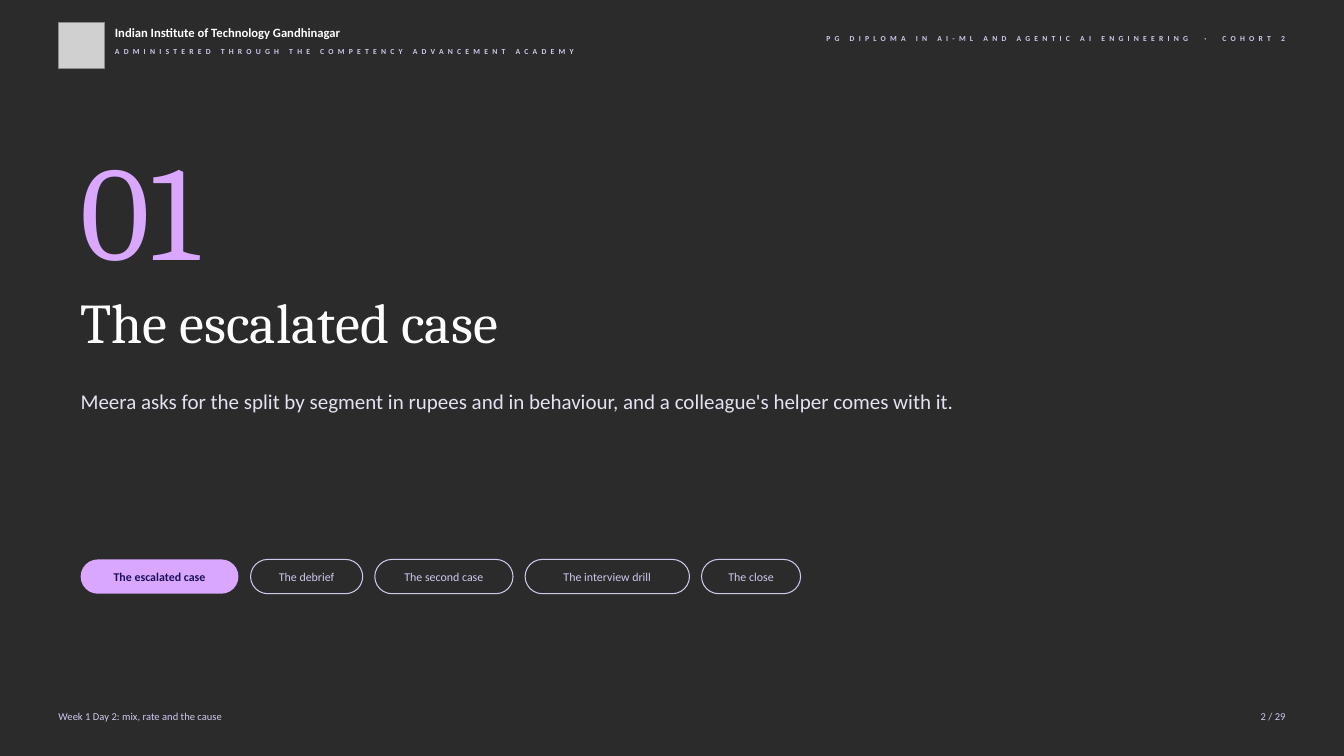
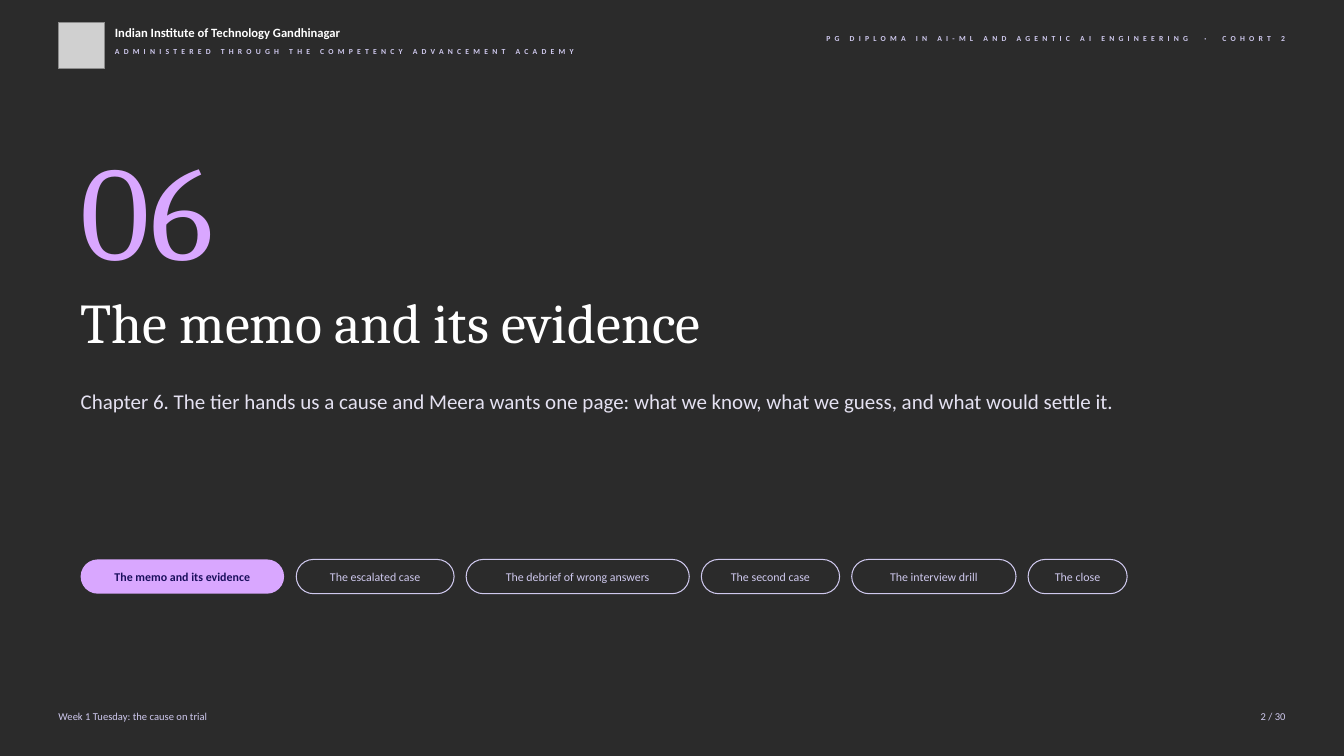
Before and after one commit to fde-academy-lab/c2-content-factory, a slide deck: slide 2 of content/W01/D2/slides/C2_W01_D02_half2_STUDENT.pptx. Drawn at 1344x756 pixels with LibreOffice and Linux fonts; fonts in the diff are those of the drawing; grey boxes stand for pictures; background and template pictures are left out; a plain dark background stands for a picture behind light text. Boxes give left, top, right and bottom in pixels: in the first picture for what was removed or moved away, otherwise in the second. Text is boxed around its words. In the diff, an @@ line names an element or a change of style, - is before the commit and + after.

```diff
--- a/content/W01/D2/slides/C2_W01_D02_half2_STUDENT.pptx
+++ b/content/W01/D2/slides/C2_W01_D02_half2_STUDENT.pptx
@@ text at box(81, 169, 214, 261): text changed @@
-01
+06
@@ text at box(81, 304, 700, 344): text changed @@
-The escalated case
+The memo and its evidence
@@ text at box(81, 394, 1113, 413): text changed @@
-Meera asks for the split by segment in rupees and in behaviour, and a colleague's helper comes with it.
+Chapter 6. The tier hands us a cause and Meera wants one page: what we know, what we guess, and what would settle it.
@@ rounded rectangle "The memo and its evidence": place and size @@
-rounded rectangle "The memo and its evidence" at box(81, 560, 239, 594)
+rounded rectangle "The memo and its evidence" at box(81, 560, 284, 594)
@@ rounded rectangle "The escalated case": place and size @@
-rounded rectangle "The escalated case" at box(251, 560, 363, 594)
+rounded rectangle "The escalated case" at box(296, 560, 455, 594)
@@ rounded rectangle "The debrief of wrong answers": place and size @@
-rounded rectangle "The debrief of wrong answers" at box(375, 560, 513, 594)
+rounded rectangle "The debrief of wrong answers" at box(466, 560, 689, 594)
@@ rounded rectangle "The second case": place and size @@
-rounded rectangle "The second case" at box(525, 560, 690, 594)
+rounded rectangle "The second case" at box(702, 560, 840, 594)
@@ rounded rectangle "The interview drill": place and size @@
-rounded rectangle "The interview drill" at box(702, 560, 801, 594)
+rounded rectangle "The interview drill" at box(852, 560, 1016, 594)
@@ rounded rectangle added at box(1028, 560, 1127, 594), outline #CFC9EE 0.75 pt, 8.5 pt, text #CFC9EE @@
+The close
@@ text in rounded rectangle at box(114, 572, 250, 581): text changed @@
-The escalated case
+The memo and its evidence
@@ text in rounded rectangle at box(330, 573, 420, 581): text changed @@
-The debrief
+The escalated case
@@ text in rounded rectangle at box(506, 573, 650, 583): text changed @@
-The second case
+The debrief of wrong answers
@@ text in rounded rectangle at box(731, 572, 810, 581): text changed @@
-The interview drill
+The second case
@@ text in rounded rectangle at box(890, 572, 978, 581): text changed @@
-The close
+The interview drill
@@ text at box(58, 712, 207, 722): text changed @@
-Week 1 Day 2: mix, rate and the cause
+Week 1 Tuesday: the cause on trial
@@ text at box(1261, 713, 1286, 720): text changed @@
-2 / 29
+2 / 30
```
Also in this commit, not shown: 13 other slides changed, 16 slides added, 15 slides removed, 11 other files.
